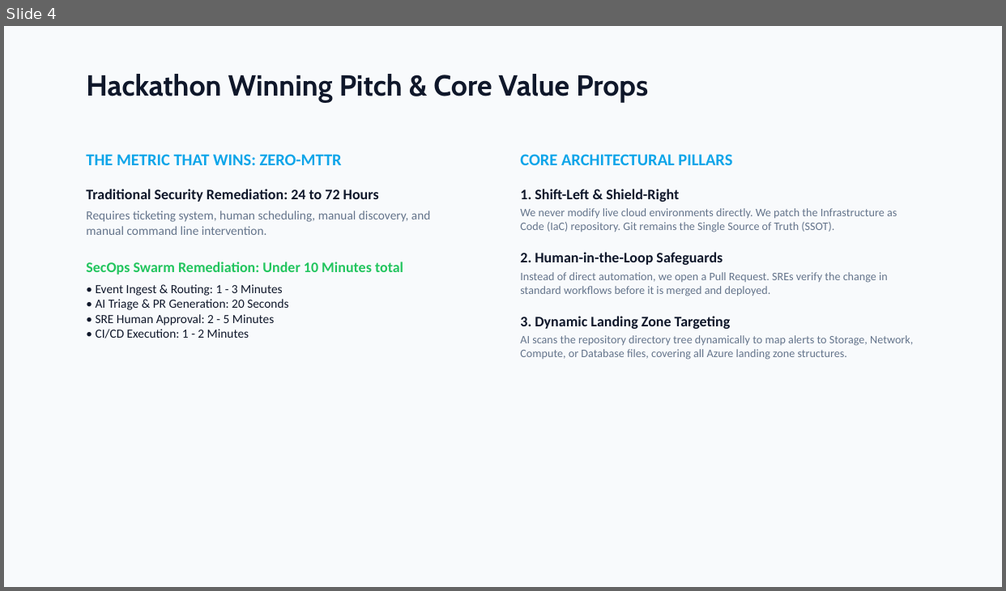
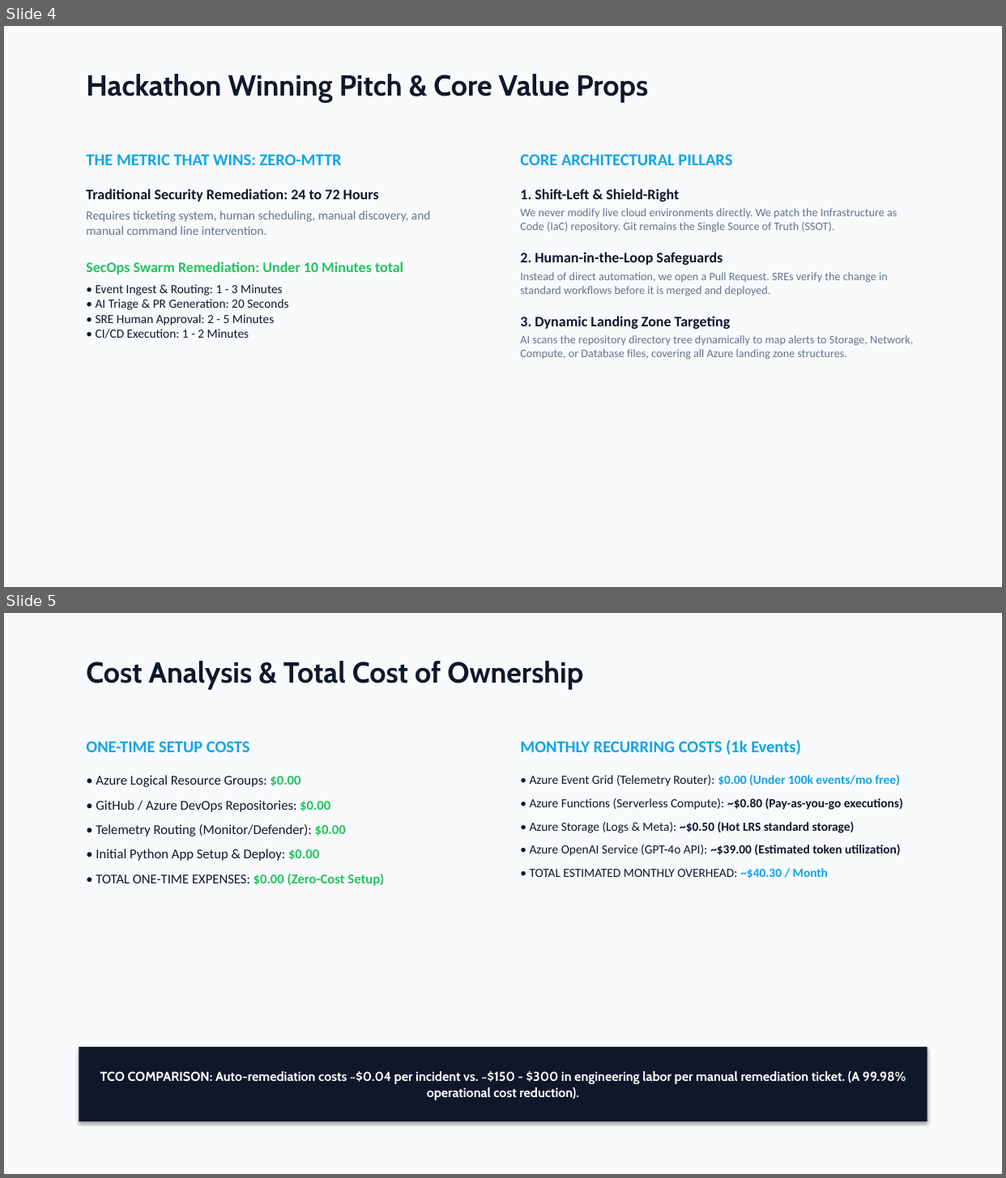
Before and after one commit to jagat1980/azureops-terraform-sentinel, a slide deck: references/azureops_gitops_architecture.pptx. Shown one above the other, each under a label of ours: slide 4 before the commit, slides 4 and 5 after it. The pictures are 1006x591 and 1006x1178 pixels, drawn with LibreOffice and Linux fonts; fonts in the diff are those of the drawing. Boxes give left, top, right and bottom in pixels: in the first picture for what was removed or moved away, otherwise in the second. Text is boxed around its words. In the diff, an @@ line names an element or a change of style, - is before the commit and + after.

Commit message:
docs: add TCO cost analysis slide to presentation and update architecture blueprint

```diff
--- a/references/azureops_gitops_architecture.pptx
+++ b/references/azureops_gitops_architecture.pptx
@@ slide 5 added at bbox=[4, 613, 1002, 1174], background #FFFFFF @@
@@ rectangle added at bbox=[4, 613, 1002, 1174], fill #F8FAFC @@
@@ text added at bbox=[86, 661, 583, 690], 28 pt, text #0F172A, bold @@
+Cost Analysis & Total Cost of Ownership
@@ text added at bbox=[86, 741, 384, 886], 13 pt, text #0F172A @@
+ONE-TIME SETUP COSTS
+• Azure Logical Resource Groups: $0.00
+• GitHub / Azure DevOps Repositories: $0.00
+• Telemetry Routing (Monitor/Defender): $0.00
+• Initial Python App Setup & Deploy: $0.00
+• TOTAL ONE-TIME EXPENSES: $0.00 (Zero-Cost Setup)
@@ text added at bbox=[520, 740, 903, 879], 12 pt, text #0F172A, bold @@
+MONTHLY RECURRING COSTS (1k Events)
+• Azure Event Grid (Telemetry Router): $0.00 (Under 100k events/mo free)
+• Azure Functions (Serverless Compute): ~$0.80 (Pay-as-you-go executions)
+• Azure Storage (Logs & Meta): ~$0.50 (Hot LRS standard storage)
+• Azure OpenAI Service (GPT-4o API): ~$39.00 (Estimated token utilization)
+• TOTAL ESTIMATED MONTHLY OVERHEAD: ~$40.30 / Month
@@ rectangle added at bbox=[79, 1047, 927, 1122], fill #0F172A, 12.5 pt, text #FFFFFF, bold @@
+TCO COMPARISON: Auto-remediation costs ~$0.04 per incident vs. ~$150 - $300 in engineering labor per manual remediation ticket. (A 99.98% operational cost reduction).
```
Also in this commit, not shown: 3 other files.
